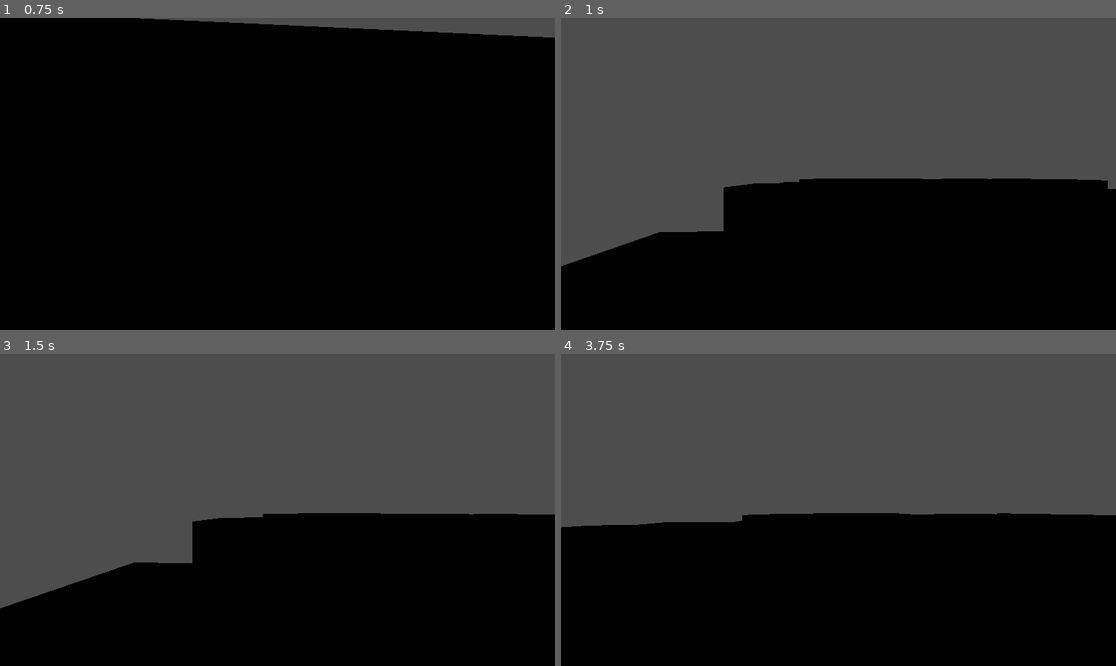
Above: before the commit, frames 1-4 (two rows, left to right).
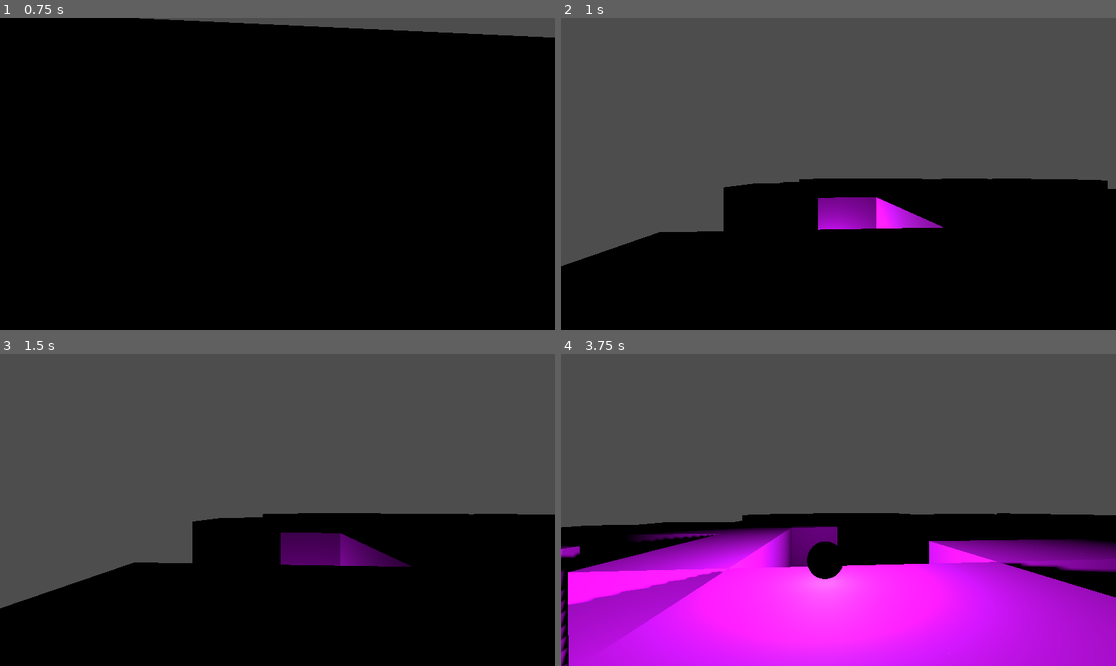
Above: after the commit, the same moments.

Repository: scoutantho/simplictyjam2
Game: Godot game, scene res://Scenes/game.tscn
Same seed, same stepped clock (60 frames per second), same inputs: the game is played once before the commit and once after it.
Inputs (mouse positions are in pixels of both pictures, inside the frame that each line leads up to):
- Up to frame 1 (0.75 s): move the mouse to (305, 174) at 0.52 s; hold W (move_up) from 0.53 s (still down); click (305, 174) at 0.6 s
- Up to frame 2 (1 s): keep holding W (move_up); tap Space (move_jump) at 0.77 s
- Up to frame 3 (1.5 s): keep holding W (move_up); move the mouse to (249, 510) at 1.27 s; right-click (249, 510) at 1.35 s
- Up to frame 4 (3.75 s): tap Space (move_jump) at 1.52, 3.02 s; move the mouse to (894, 441) at 2.02 s; release W (move_up) at 2.03 s; hold Right (move_right) 2.03-2.78 s; click (894, 441) at 2.1 s; move the mouse to (810, 572) at 2.77 s; hold W (move_up) from 2.78 s (still down); right-click (810, 572) at 2.85 s; move the mouse to (877, 513) at 3.52 s; click (877, 513) at 3.6 s

Frame 1 is identical in both runs. In frame 2, 1.7% of the frame differs, in the area x 46-69%, y 57-68%; in frame 3, 1.8%; in frame 4, 37%, in the area x 0-100%, y 55-100%.

Commit message:
Implement throw timer for light throwing mechanic and adjust light properties

Diff:
--- a/Scenes/Light.tscn
+++ b/Scenes/Light.tscn
@@ -21,6 +21,5 @@
 
 [node name="OmniLight3D" type="OmniLight3D" parent="."]
 light_energy = 3.0
-light_cull_mask = 4294967294
 shadow_enabled = true
 omni_range = 3.92
--- a/Scenes/player.tscn
+++ b/Scenes/player.tscn
@@ -31,4 +31,6 @@
 [node name="LightPos" type="Marker3D" parent="Head"]
 transform = Transform3D(1, 0, 0, 0, 1, 0, 0, 0, 1, 0, -0.525966, -0.812107)
 
-[node name="Player" type="Node3D" parent="."]
+[node name="ThrowTimer" type="Timer" parent="."]
+
+[connection signal="timeout" from="ThrowTimer" to="." method="_on_throw_timer_timeout"]
--- a/Scripts/player.gd
+++ b/Scripts/player.gd
@@ -14,10 +14,22 @@
 var Light = preload("res://Scenes/Light.tscn")
 var throwingForce = -10
 var lightIntesity = 10
+var canthrow = true
+
+var throwTimerTime = 1.0:
+	get:
+		return throwTimerTime
+	set(value):
+		throwTimerTime= value
+		set_throw_timerTime(value)
+
+func set_throw_timerTime(value):
+	throwTimer.time = value
 
 @onready var head = $Head
 @onready var camera = $Head/Camera
 @onready var lightPos = $Head/LightPos
+@onready var throwTimer = $ThrowTimer
 
 func _ready() -> void:
 	Input.set_mouse_mode(Input.MOUSE_MODE_CAPTURED)
@@ -79,3 +91,8 @@
 		var playerRotation = head.global_transform.basis.z.normalized()
 
 		light_instance.apply_central_impulse(playerRotation * throwingForce)
+
+
+func _on_throw_timer_timeout() -> void:
+	canthrow = true
+	pass # Replace with function body.
